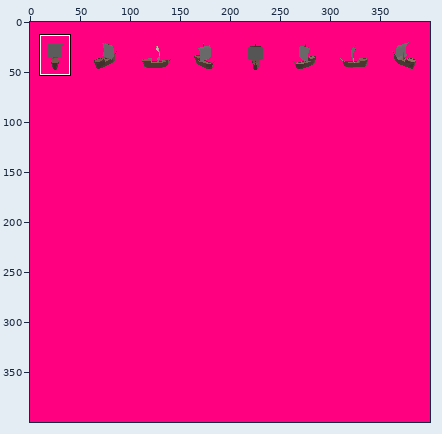
Sprite sheet, stored at art/ships/cog.png. The first picture is a wide view before the edit; the outline marks the close-up.
Close-up. Earlier state:
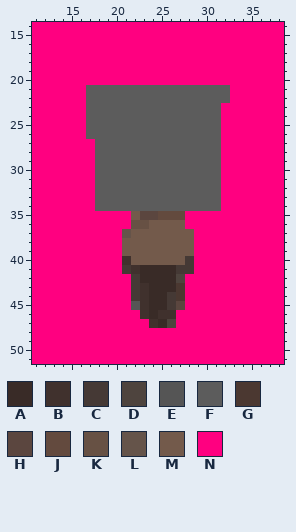
The file is 400x400 pixels. Colours within 5 levels of each other are drawn and written as one. Shown: x 11..38, y 14..51. The commit also changed other parts of the picture, which this record leaves out.
Palette (. is transparent): A #392b27  B #40312d  C #453935  D #4e443e  E #555555  F #5c5c5c  G #4b3831  H #5b463f  J #634a3e  K #675144  L #65544a  M #735a4b  N #ff0080
Once edited:
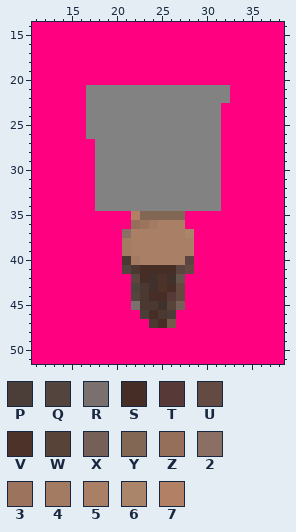
Colours new in this view: P #4b3d38  Q #54443e  R #7a716e  S #462e27  T #573a38  U #634b44  V #4d3229  W #574338  X #746056  Y #826854  Z #956f59  2 #8b6f65  3 #9c735c  4 #a37b62  5 #a97f65  6 #ab856a  7 #b28065
Edits made:
colour E: #555555 -> #767676
colour F: #5c5c5c -> #828282
y 35: x 22..27 MHHJJJ -> 7YYYYY
y 36: x 22..27 KKMMMM -> Z34555
y 37: x 21..28 LMMMMMMM -> 25555556
y 38..39: x 21..28 MMMMMMMM -> 45555555
y 40: x 21..28 BMMMMMMC -> G455555H
y 41: x 21..28 CBAAAACC -> QGSSSSHU
y 42: x 22..27 CAAAAD -> HSBVBL
y 43: x 22..27 CBAAAG -> DGBVSJ
y 44: x 22..27 CBAACG -> QGSSTJ
y 45: x 22..27 EBAACH -> RGGBWX
y 46: x 23..26 BABB -> PSGP
y 47: x 24..26 BAD -> GSM
Boxes around the changes in both close-ups, in picture pixels (x1, y1, x2, y2):
changed: (86, 85, 230, 328)
